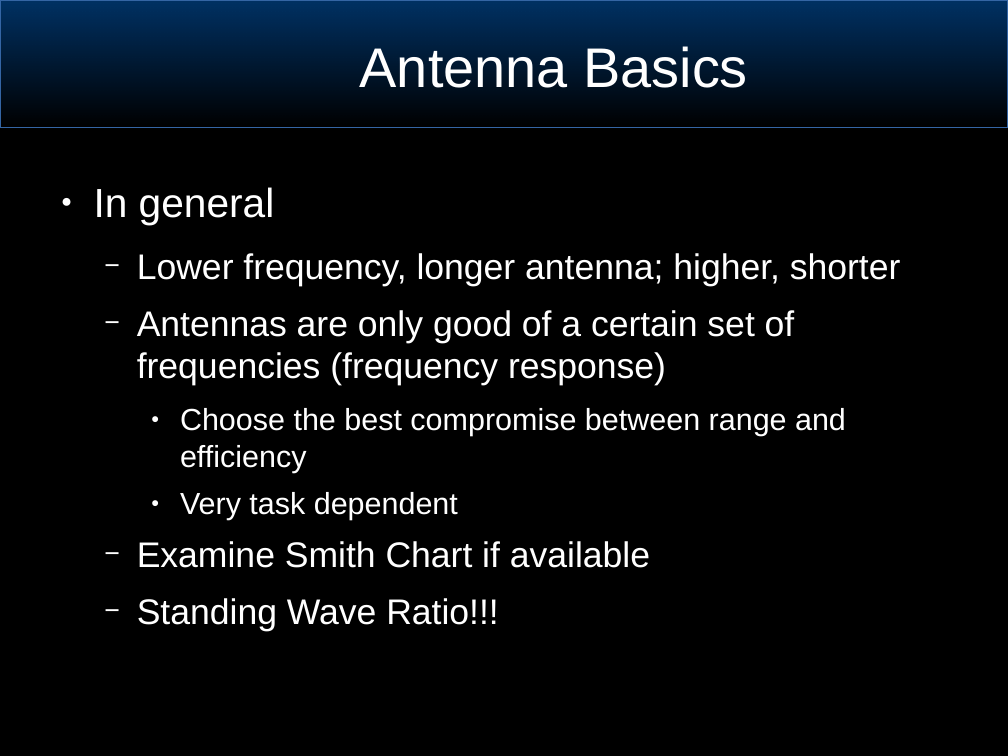
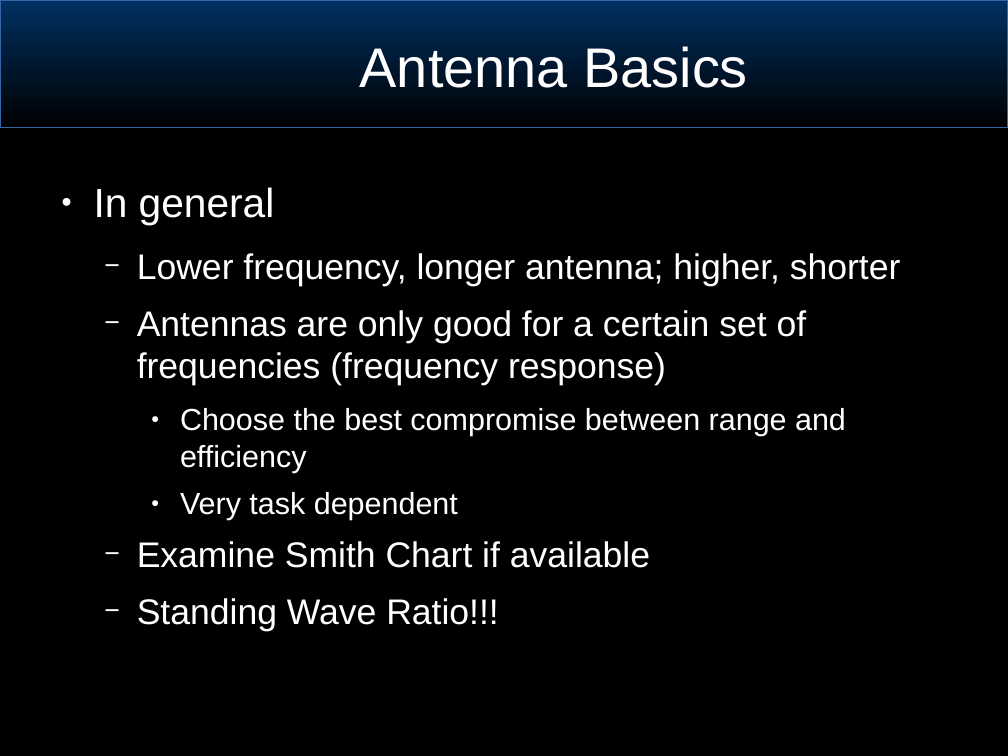
Before and after one commit to joeblankenship1/BRW_ANT_CLASS, a slide deck: slide 15 of BasicSignalsConcepts.odp (slide 14 before the commit). Drawn at 1008x756 pixels with LibreOffice and Linux fonts; fonts in the diff are those of the drawing; background and template pictures are left out. Boxes give left, top, right and bottom in pixels: in the first picture for what was removed or moved away, otherwise in the second. Text is boxed around its words. In the diff, an @@ line names an element or a change of style, - is before the commit and + after.

```diff
--- a/BasicSignalsConcepts.odp
+++ b/BasicSignalsConcepts.odp
@@ text at box(137, 310, 807, 386): text changed @@
-  − Antennas are only good of a certain set of frequencies (frequency response)
+  − Antennas are only good for a certain set of frequencies (frequency response)
```
Also in this commit, not shown: 14 other slides changed, 5 slides added, 9 slides removed, 1 other file.
